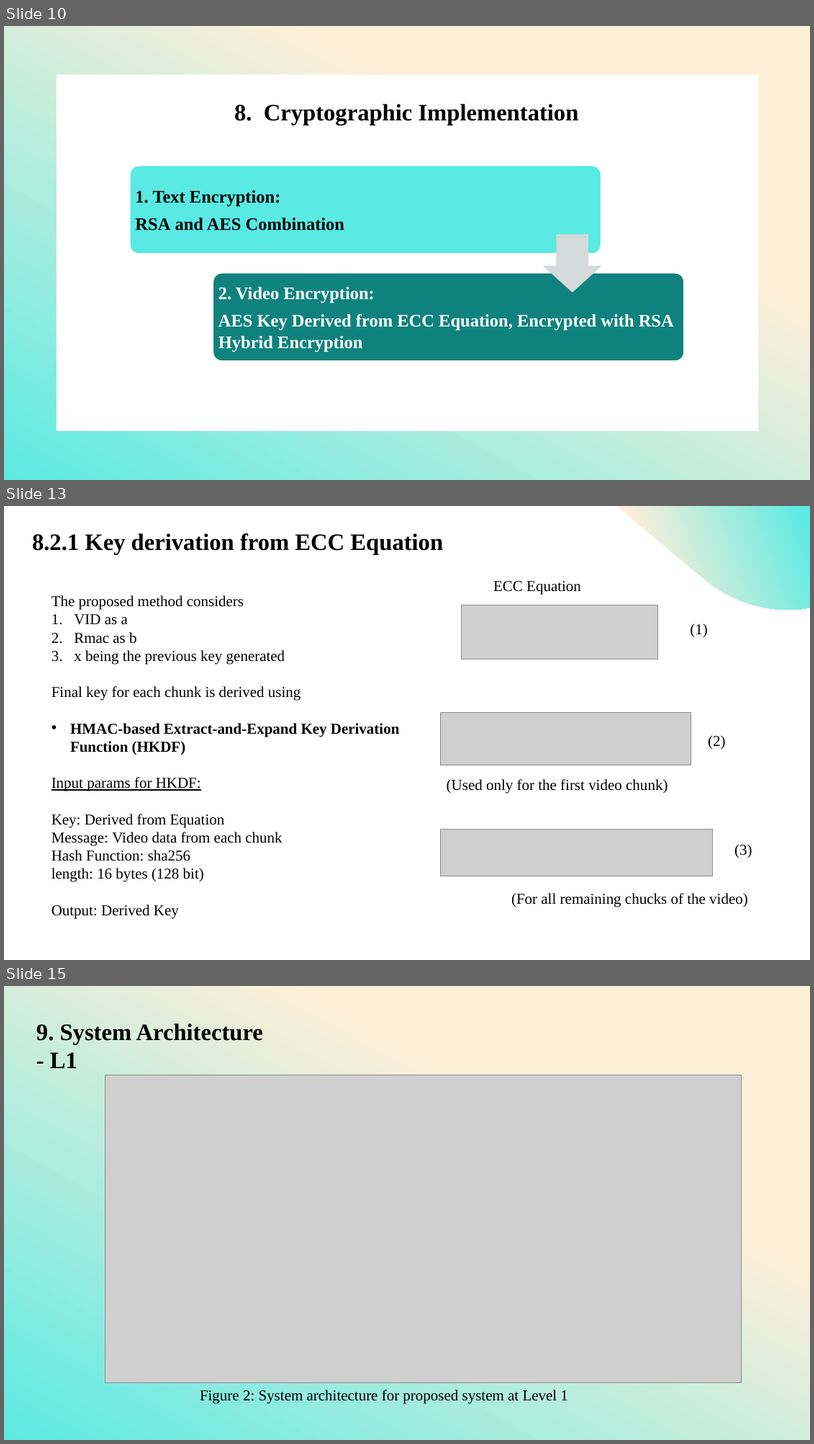
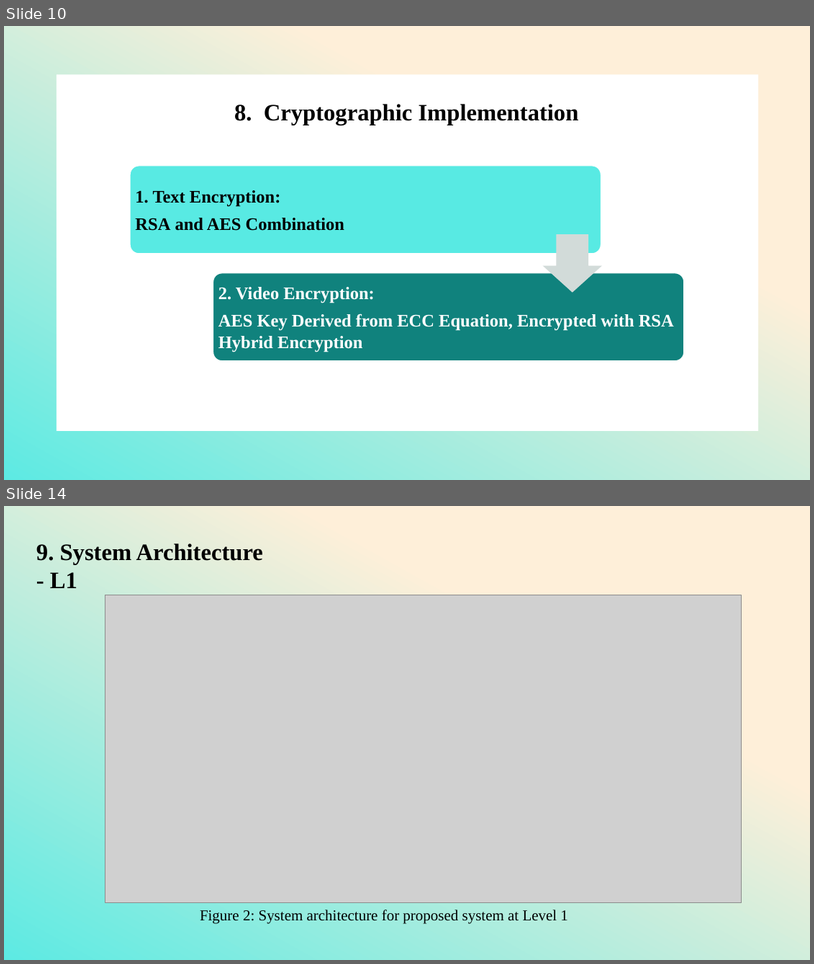
Before and after one commit to lateefcode2101/CipherSheild, a slide deck: docs/ppt/MP-new.pptx. Shown one above the other, each under a label of ours: slides 10, 13 and 15 before the commit, slides 10 and 14 after it; the slides between them are not shown. The pictures are 814x1444 and 814x964 pixels, drawn with LibreOffice and Linux fonts; fonts in the diff are those of the drawing; grey boxes stand for pictures. Boxes give left, top, right and bottom in pixels: in the first picture for what was removed or moved away, otherwise in the second. Text is boxed around its words. In the diff, an @@ line names an element or a change of style, - is before the commit and + after.

```diff
--- a/docs/ppt/MP-new.pptx
+++ b/docs/ppt/MP-new.pptx
@@ slide 13 removed at (4, 506, 810, 960), background #FFFFFF @@
@@ freeform shape removed at (617, 506, 810, 610) @@
@@ text removed at (32, 533, 443, 554) @@
-8.2.1 Key derivation from ECC Equation
@@ text removed at (494, 581, 581, 595) @@
-ECC Equation
@@ text removed at (52, 595, 400, 918) @@
-The proposed method considers
-1. VID as a
-2. Rmac as b
-3. x being the previous key generated
-Final key for each chunk is derived using
-• HMAC-based Extract-and-Expand Key Derivation Function (HKDF)
-Input params for HKDF:
-Key: Derived from Equation
-Message: Video data from each chunk
-Hash Function: sha256
-length: 16 bytes (128 bit)
-Output: Derived Key
@@ picture removed at (461, 605, 658, 659) @@
@@ text removed at (690, 623, 707, 638) @@
-(1)
@@ picture removed at (441, 713, 691, 765) @@
@@ text removed at (708, 735, 725, 749) @@
-(2)
@@ text removed at (447, 779, 669, 793) @@
-(Used only for the first video chunk)
@@ picture removed at (441, 829, 713, 876) @@
@@ text removed at (735, 844, 752, 858) @@
-(3)
@@ text removed at (512, 893, 748, 907) @@
-(For all remaining chucks of the video)
@@ what was slide 15 is now slide 14 @@
```
Also in this commit, not shown: 5 slides changed, 2 slides added, 1 other slide removed, 15 other files.
